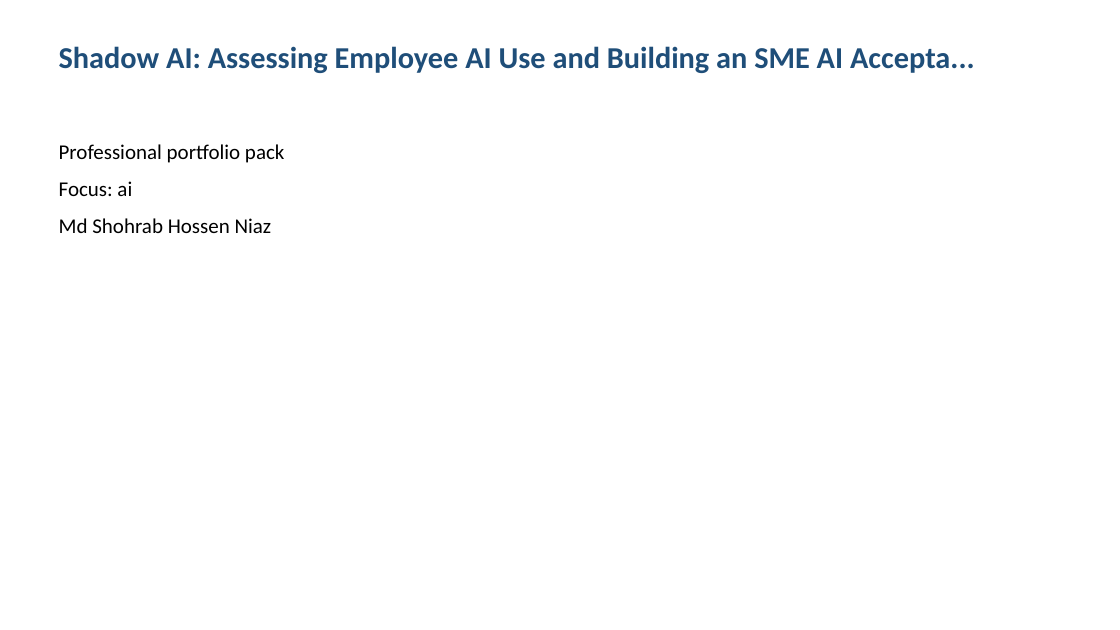
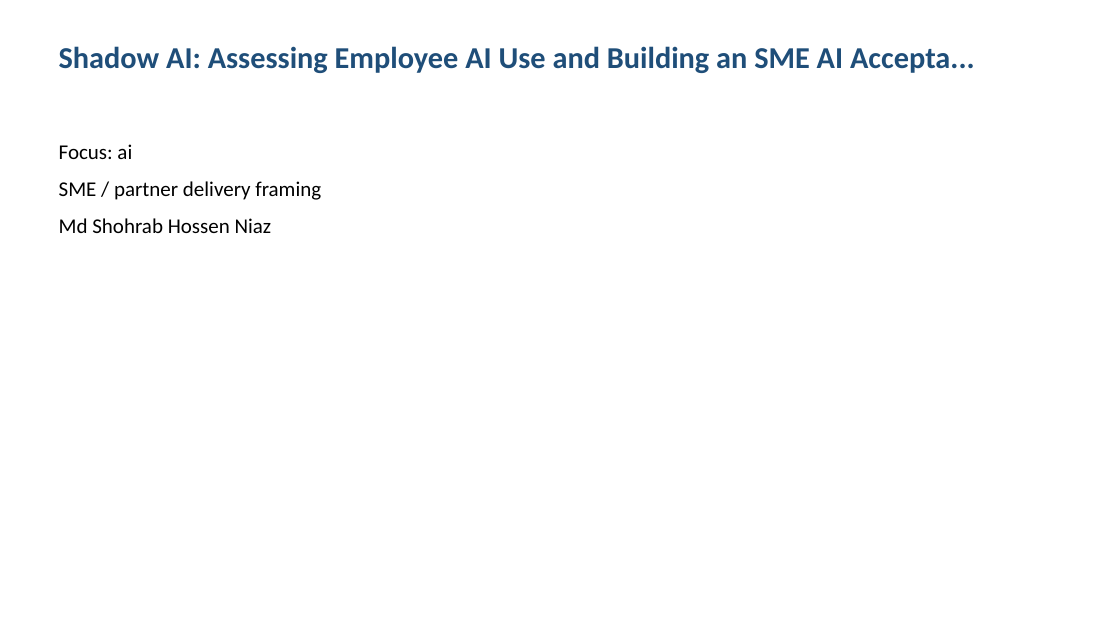
Before and after one commit to shohrabniaz/shadow-ai-acceptable-use, a slide deck: slide 1 of Final_Submission/02_Presentation.pptx. Drawn at 1120x630 pixels with LibreOffice and Linux fonts; fonts in the diff are those of the drawing. Boxes give left, top, right and bottom in pixels: in the first picture for what was removed or moved away, otherwise in the second. Text is boxed around its words. In the diff, an @@ line names an element or a change of style, - is before the commit and + after.

Commit message:
Polish portfolio pack for professional showcase readiness.

```diff
--- a/Final_Submission/02_Presentation.pptx
+++ b/Final_Submission/02_Presentation.pptx
@@ text at (59, 144, 284, 163): paragraph removed @@
-Professional portfolio pack
@@ text at (59, 181, 321, 200): paragraph added @@
+SME / partner delivery framing
```
Also in this commit, not shown: 3 other slides changed, 12 other files.
